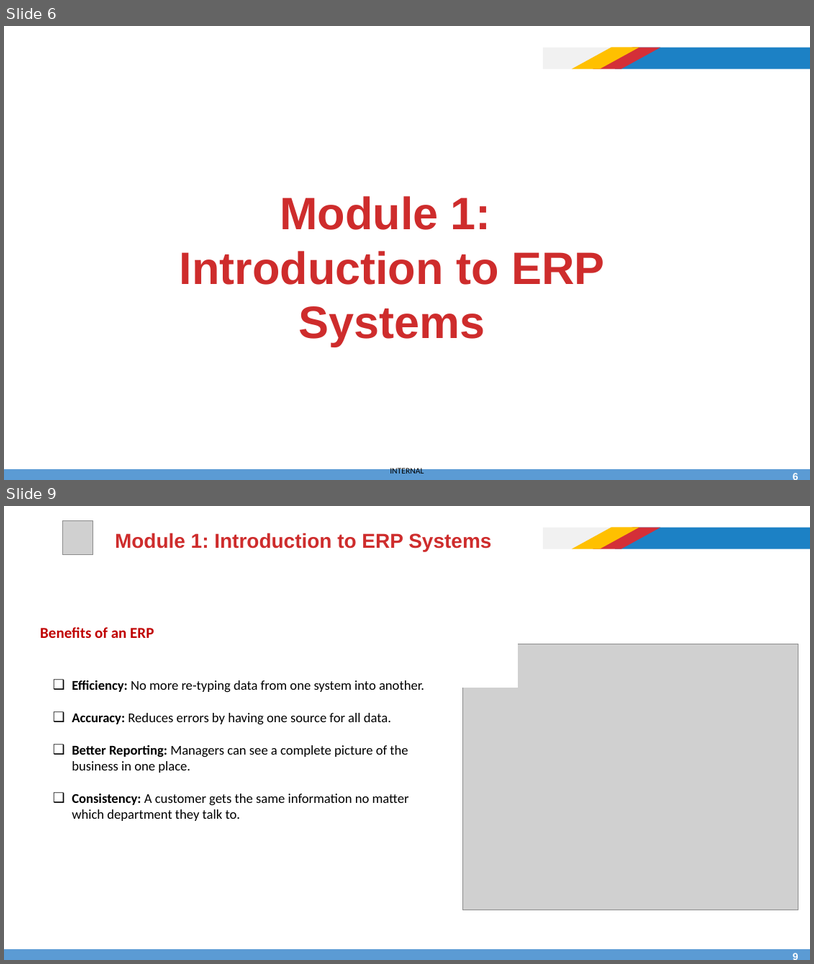
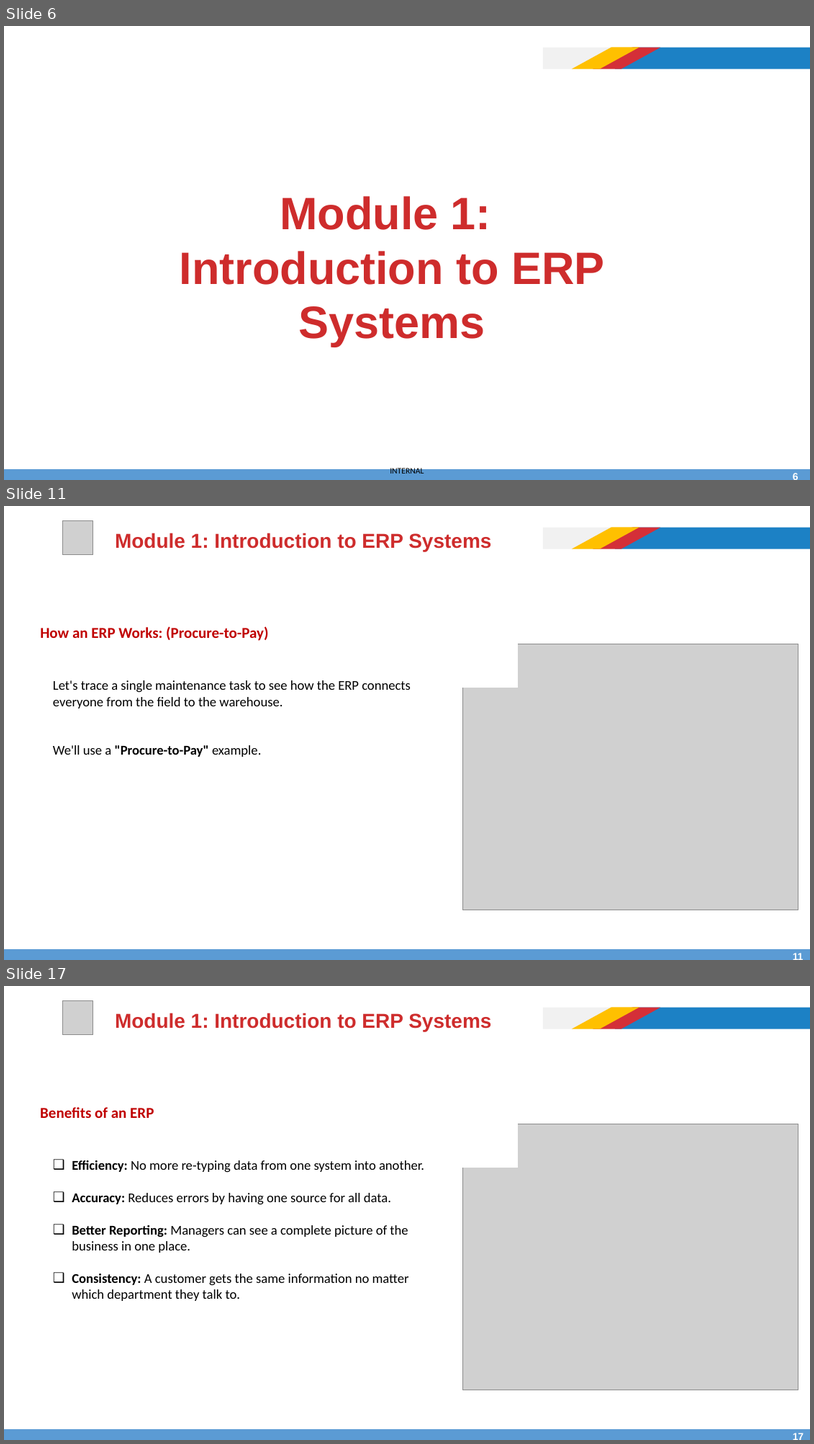
Before and after one commit to afathelbab/cnpc, a slide deck: computer-basics-soft-skills/day3/Computer Skills and Soft Skills - Lec-3.pptx. Shown one above the other, each under a label of ours: slides 6 and 9 before the commit, slides 6, 11 and 17 after it; the slides between them are not shown. The pictures are 814x964 and 814x1444 pixels, drawn with LibreOffice and Linux fonts; fonts in the diff are those of the drawing; grey boxes stand for pictures; background and template pictures are left out. Boxes give left, top, right and bottom in pixels: in the first picture for what was removed or moved away, otherwise in the second. Text is boxed around its words. In the diff, an @@ line names an element or a change of style, - is before the commit and + after.

```diff
--- a/computer-basics-soft-skills/day3/Computer Skills and Soft Skills - Lec-3.pptx
+++ b/computer-basics-soft-skills/day3/Computer Skills and Soft Skills - Lec-3.pptx
@@ slide 11 added at (4, 506, 810, 960), background #FFFFFF; not listed: 5 template elements that a slide beside it also shows @@
@@ picture added at (63, 521, 93, 555) @@
@@ title added at (115, 533, 491, 551), 24 pt, text #CE2C2C, bold @@
+Module 1: Introduction to ERP Systems
@@ text added at (40, 626, 268, 641), 18 pt, text #C00000, bold @@
+How an ERP Works: (Procure-to-Pay)
@@ rectangle added at (458, 632, 518, 687), fill #FFFFFF @@
@@ picture added at (463, 644, 799, 909) @@
@@ text added at (53, 680, 411, 757), 16 pt, text #000000 @@
+Let's trace a single maintenance task to see how the ERP connects everyone from the field to the warehouse.
+We'll use a "Procure-to-Pay" example.
@@ page number added at (790, 951, 808, 960), 12 pt, text #FFFFFF, bold @@
+11
@@ what was slide 9 is now slide 17 @@
@@ page number at (790, 1431, 808, 1440): text changed @@
-9
+17
```
Also in this commit, not shown: 5 slides changed, 12 other slides added, 1 slide removed.
